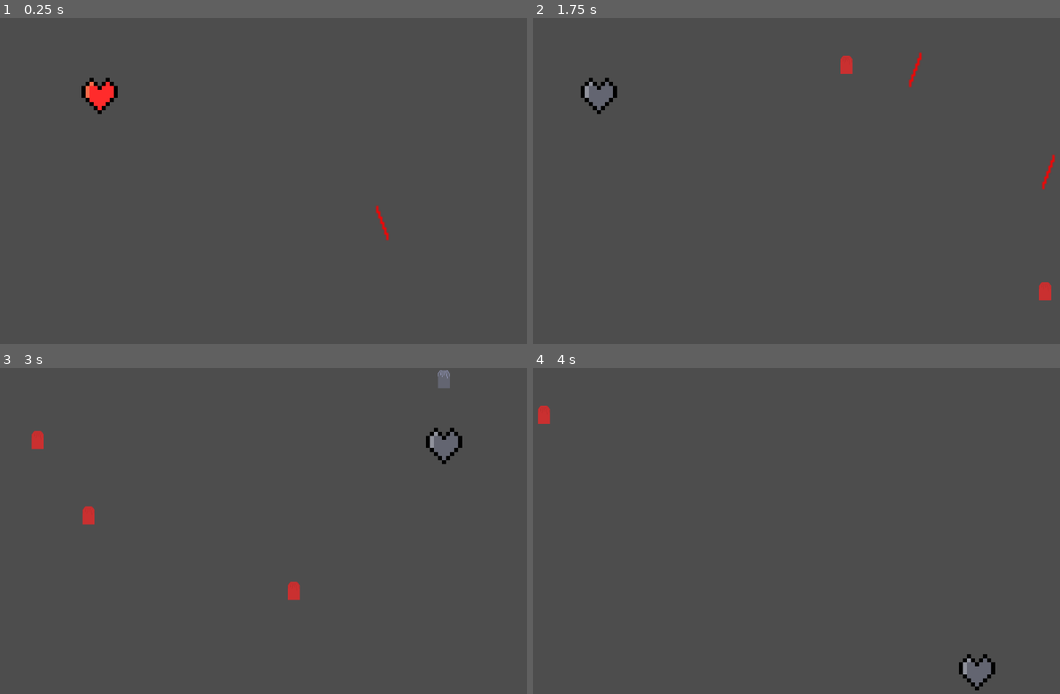
Above: before the commit, frames 1-4 (two rows, left to right).
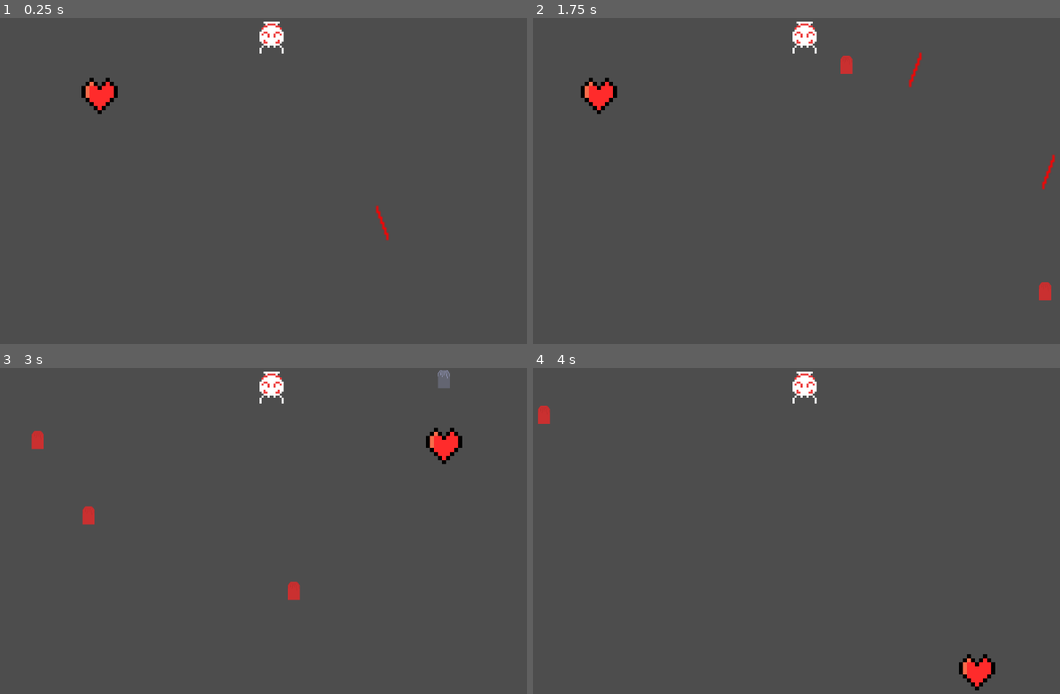
Above: after the commit, the same moments.

Repository: munim1216/sdc-one-final
Game: Godot game, scene res://scenes/main.tscn
Two runs of this game, one before a commit and one after it. Both use one fixed random seed, a clock stepped at 60 frames per second and the inputs below.
Inputs:
- Up to frame 1 (0.25 s): no input
- Up to frame 2 (1.75 s): hold H (H_Key, bound only after the commit) 0.53-1.28 s; tap A (A_Key) at 1.35 s; tap H (H_Key, bound only after the commit) at 1.55 s
- Up to frame 3 (3 s): hold D (D_Key) 2.03-2.78 s; tap H (H_Key, bound only after the commit) at 2.3 s; tap F (F_Key) at 2.85 s
- Up to frame 4 (4 s): tap H (H_Key, bound only after the commit) at 3.05, 3.8 s; hold S (S_Key) from 3.53 s (still down)

The runs differ from the first frame. In frame 1, 0.3% of the frame differs, in the area x 49-54%, y 1-11%; in frame 2, 0.6%; in frame 3, 0.6%; in frame 4, 0.6%, in the area x 49-88%, y 1-98%.

Commit message:
stickin that bug

Diff:
--- a/project.godot
+++ b/project.godot
@@ -42,6 +42,16 @@
 "events": [Object(InputEventKey,"resource_local_to_scene":false,"resource_name":"","device":-1,"window_id":0,"alt_pressed":false,"shift_pressed":false,"ctrl_pressed":false,"meta_pressed":false,"pressed":false,"keycode":0,"physical_keycode":70,"key_label":0,"unicode":102,"echo":false,"script":null)
 ]
 }
+H_Key={
+"deadzone": 0.5,
+"events": [Object(InputEventKey,"resource_local_to_scene":false,"resource_name":"","device":-1,"window_id":0,"alt_pressed":false,"shift_pressed":false,"ctrl_pressed":false,"meta_pressed":false,"pressed":false,"keycode":0,"physical_keycode":72,"key_label":0,"unicode":104,"echo":false,"script":null)
+]
+}
+ESC_Key={
+"deadzone": 0.5,
+"events": [Object(InputEventKey,"resource_local_to_scene":false,"resource_name":"","device":-1,"window_id":0,"alt_pressed":false,"shift_pressed":false,"ctrl_pressed":false,"meta_pressed":false,"pressed":false,"keycode":0,"physical_keycode":4194305,"key_label":0,"unicode":0,"echo":false,"script":null)
+]
+}
 
 [rendering]
 
--- /dev/null
+++ b/scenes/hostile/antemy.tscn
@@ -0,0 +1,51 @@
+[gd_scene load_steps=8 format=3 uid="uid://ctsrr75gsf332"]
+
+[ext_resource type="Texture2D" uid="uid://bb8eijlkgn1ir" path="res://resources/sprites/hostile/Antemy.png" id="1_dxeuv"]
+[ext_resource type="Script" path="res://scripts/hostile/antemy.gd" id="1_qy8e4"]
+
+[sub_resource type="RectangleShape2D" id="RectangleShape2D_gcf4e"]
+size = Vector2(48, 20)
+
+[sub_resource type="RectangleShape2D" id="RectangleShape2D_mawx6"]
+size = Vector2(40, 8)
+
+[sub_resource type="RectangleShape2D" id="RectangleShape2D_4alpq"]
+size = Vector2(32, 12)
+
+[sub_resource type="RectangleShape2D" id="RectangleShape2D_7sodw"]
+size = Vector2(40, 12)
+
+[sub_resource type="RectangleShape2D" id="RectangleShape2D_rhh6d"]
+size = Vector2(5, 12)
+
+[node name="Antemy" type="Node2D"]
+script = ExtResource("1_qy8e4")
+
+[node name="AntemySprite2D" type="Sprite2D" parent="."]
+texture = ExtResource("1_dxeuv")
+
+[node name="Area2D" type="Area2D" parent="."]
+
+[node name="CollisionShape2D" type="CollisionShape2D" parent="Area2D"]
+position = Vector2(0, -2)
+shape = SubResource("RectangleShape2D_gcf4e")
+
+[node name="CollisionShape2D2" type="CollisionShape2D" parent="Area2D"]
+position = Vector2(0, -16)
+shape = SubResource("RectangleShape2D_mawx6")
+
+[node name="CollisionShape2D3" type="CollisionShape2D" parent="Area2D"]
+position = Vector2(0, -26)
+shape = SubResource("RectangleShape2D_4alpq")
+
+[node name="CollisionShape2D4" type="CollisionShape2D" parent="Area2D"]
+position = Vector2(0, 14)
+shape = SubResource("RectangleShape2D_7sodw")
+
+[node name="CollisionShape2D5" type="CollisionShape2D" parent="Area2D"]
+position = Vector2(-22, 26)
+shape = SubResource("RectangleShape2D_rhh6d")
+
+[node name="CollisionShape2D6" type="CollisionShape2D" parent="Area2D"]
+position = Vector2(22, 26)
+shape = SubResource("RectangleShape2D_rhh6d")
--- a/scenes/main.tscn
+++ b/scenes/main.tscn
@@ -1,10 +1,14 @@
-[gd_scene load_steps=3 format=3 uid="uid://bv1o1syitvmar"]
+[gd_scene load_steps=4 format=3 uid="uid://bv1o1syitvmar"]
 
 [ext_resource type="Script" path="res://scripts/main.gd" id="1_kej3y"]
 [ext_resource type="PackedScene" uid="uid://brxbdms2lu1qq" path="res://scenes/friendly/examplesprite.tscn" id="1_vt0mh"]
+[ext_resource type="PackedScene" uid="uid://ctsrr75gsf332" path="res://scenes/hostile/antemy.tscn" id="3_ouxnc"]
 
 [node name="Main" type="Node2D"]
 script = ExtResource("1_kej3y")
 
 [node name="examplesprite" parent="." instance=ExtResource("1_vt0mh")]
 position = Vector2(228, 155)
+
+[node name="Antemy" parent="." instance=ExtResource("3_ouxnc")]
+position = Vector2(569, 39)
--- a/scripts/friendly/examplesprite.gd
+++ b/scripts/friendly/examplesprite.gd
@@ -39,5 +39,9 @@
 			var bull = Bullet.instantiate()
 			bull.set_x_y(position.x, position.y)
 			get_tree().current_scene.add_child(bull)
+	if event.is_action_pressed("H_Key"):
+		nodee.texture = load("res://resources/sprites/friendly/heart.png")
+	if event.is_action_pressed("ESC_Key"):
+		get_tree().quit()
 func _on_area_2d_area_entered(area: Area2D) -> void:
 	nodee.texture = load("res://resources/sprites/friendly/heart_hit.png")
--- /dev/null
+++ b/scripts/hostile/antemy.gd
@@ -0,0 +1,14 @@
+extends Node2D
+
+const CENTER = 544
+const LEFT_BOUND = 32
+const RIGHT_BOUND = 1152 -32
+
+# Called when the node enters the scene tree for the first time.
+func _ready():
+	pass # Replace with function body.
+
+
+# Called every frame. 'delta' is the elapsed time since the previous frame.
+func _process(delta):
+	pass
Binary file added: resources/sprites/hostile/Antemy.png
Not shown, added: resources/sprites/hostile/Antemy.png.import
